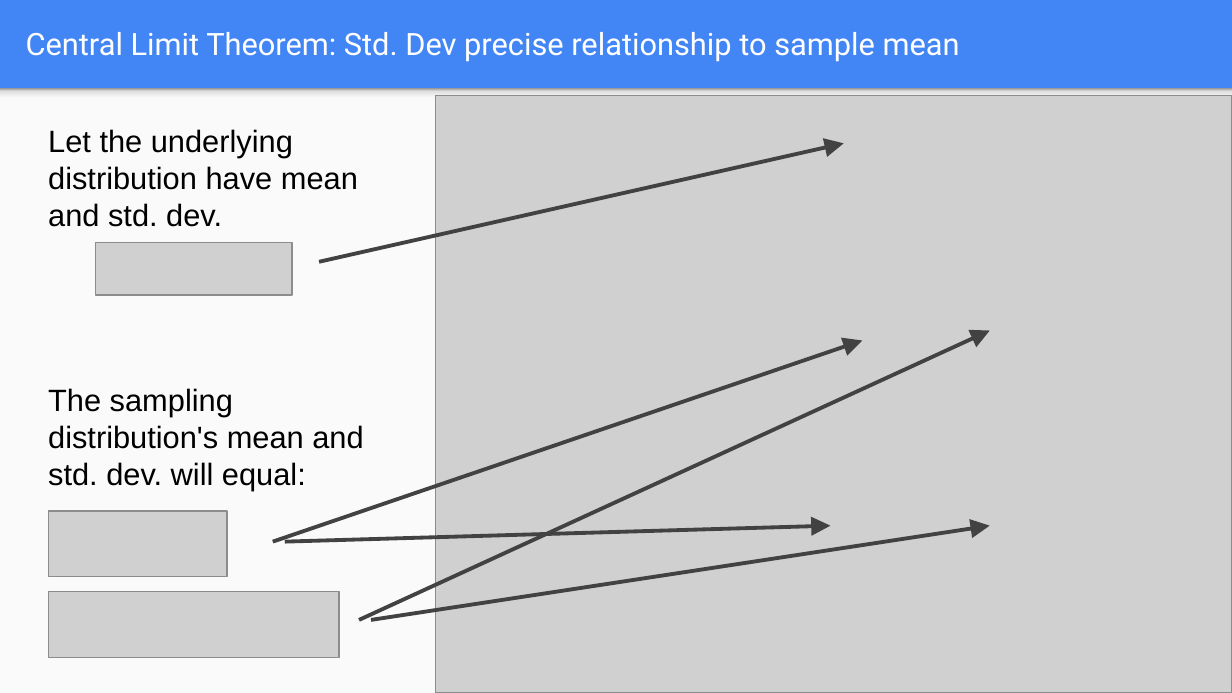
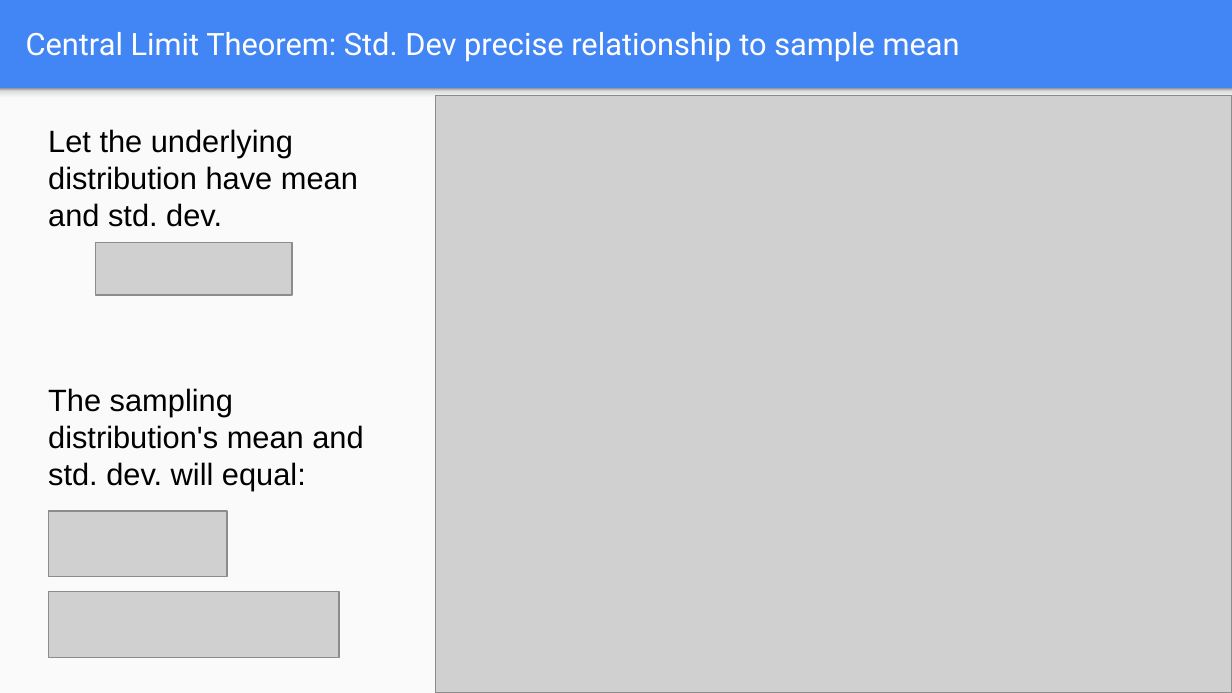
Before and after one commit to wmarshall484/DSI_LECTURES_2, a slide deck: slide 6 of power-bayesian/ryan_henning/Power and Bayes.pptx (slide 7 before the commit). Drawn at 1232x693 pixels with LibreOffice and Linux fonts; fonts in the diff are those of the drawing; grey boxes stand for pictures. Boxes give left, top, right and bottom in pixels: in the first picture for what was removed or moved away, otherwise in the second. Text is boxed around its words. In the diff, an @@ line names an element or a change of style, - is before the commit and + after.

```diff
--- a/power-bayesian/ryan_henning/Power and Bayes.pptx
+++ b/power-bayesian/ryan_henning/Power and Bayes.pptx
@@ arrow removed from (319, 261) to (844, 143) @@
@@ arrow removed from (272, 542) to (862, 340) @@
@@ arrow removed from (359, 620) to (989, 330) @@
@@ arrow removed from (285, 542) to (830, 526) @@
@@ arrow removed from (371, 620) to (989, 526) @@
```
Also in this commit, not shown: 1 slide removed, 2 other files.
